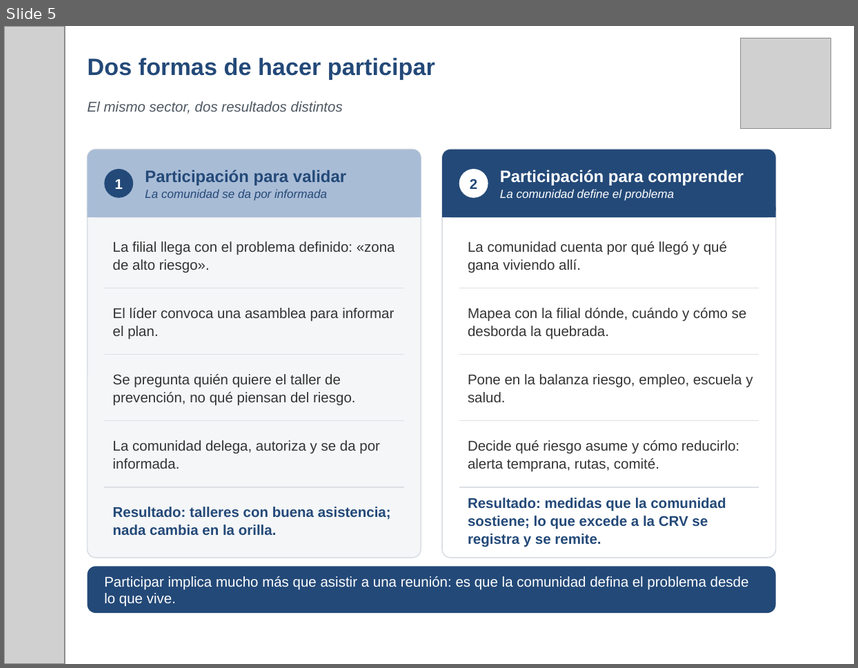
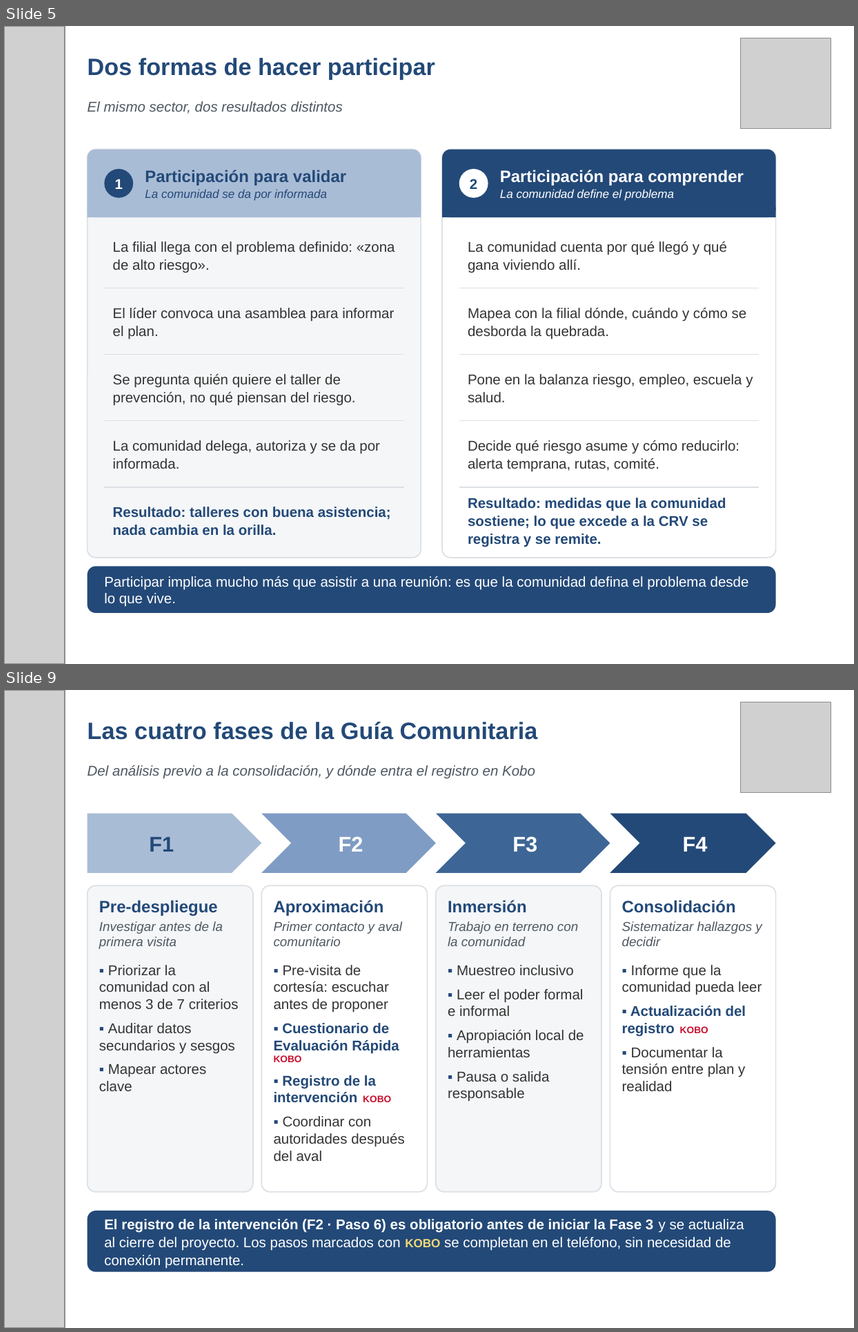
Before and after one commit to fmblancop/Hoja-de-Ruta-CRV, a slide deck: Hoja_de_Ruta_CRV_presentacion.pptx. Shown one above the other, each under a label of ours: slide 5 before the commit, slides 5 and 9 after it; the slides between them are not shown. The pictures are 858x668 and 858x1332 pixels, drawn with LibreOffice and Linux fonts; fonts in the diff are those of the drawing; grey boxes stand for pictures. Boxes give left, top, right and bottom in pixels: in the first picture for what was removed or moved away, otherwise in the second. Text is boxed around its words. In the diff, an @@ line names an element or a change of style, - is before the commit and + after.

```diff
--- a/Hoja_de_Ruta_CRV_presentacion.pptx
+++ b/Hoja_de_Ruta_CRV_presentacion.pptx
@@ slide 9 added at [4,690,854,1328], background #FFFFFF @@
@@ picture added at [4,690,64,1328] @@
@@ picture added at [740,702,831,792] @@
@@ text added at [87,722,538,740], 20 pt, text #234978, bold @@
+Las cuatro fases de la Guía Comunitaria
@@ text added at [87,765,535,778], 12 pt, text #4E5862, italic @@
+Del análisis previo a la consolidación, y dónde entra el registro en Kobo
@@ pentagon arrow added at [87,814,261,873], fill #A9BCD6, 18 pt, text #234978, bold @@
+F1
@@ chevron added at [261,814,436,873], fill #7F9CC4, 18 pt, text #FFFFFF, bold @@
+F2
@@ chevron added at [436,814,610,873], fill #3D6696, 18 pt, text #FFFFFF, bold @@
+F3
@@ chevron added at [610,814,776,873], fill #234978, 18 pt, text #FFFFFF, bold @@
+F4
@@ rounded rectangle added at [87,885,253,1192], fill #F4F6F8, outline #DCE0E5 1 pt @@
@@ rounded rectangle added at [261,885,428,1192], fill #FFFFFF, outline #DCE0E5 1 pt @@
@@ rounded rectangle added at [436,885,602,1192], fill #F4F6F8, outline #DCE0E5 1 pt @@
@@ rounded rectangle added at [610,885,776,1192], fill #FFFFFF, outline #DCE0E5 1 pt @@
@@ text added at [99,900,239,1091], 12 pt, text #333333 @@
+Pre-despliegue
+Investigar antes de la primera visita
+▪ Priorizar la comunidad con al menos 3 de 7 criterios
+▪ Auditar datos secundarios y sesgos
+▪ Mapear actores clave
@@ text added at [274,900,404,1161], 12 pt, text #333333 @@
+Aproximación
+Primer contacto y aval comunitario
+▪ Pre-visita de cortesía: escuchar antes de proponer
+▪ Cuestionario de Evaluación Rápida KOBO
+▪ Registro de la intervención KOBO
+▪ Coordinar con autoridades después del aval
@@ text added at [448,900,584,1101], 12 pt, text #333333 @@
+Inmersión
+Trabajo en terreno con la comunidad
+▪ Muestreo inclusivo
+▪ Leer el poder formal e informal
+▪ Apropiación local de herramientas
+▪ Pausa o salida responsable
@@ text added at [622,900,762,1091], 12 pt, text #333333 @@
+Consolidación
+Sistematizar hallazgos y decidir
+▪ Informe que la comunidad pueda leer
+▪ Actualización del registro KOBO
+▪ Documentar la tensión entre plan y realidad
@@ rounded rectangle added at [87,1210,776,1272], fill #234978 @@
@@ text added at [104,1219,744,1268], 12 pt, text #FFFFFF @@
+El registro de la intervención (F2 · Paso 6) es obligatorio antes de iniciar la Fase 3 y se actualiza al cierre del proyecto. Los pasos marcados con KOBO se completan en el teléfono, sin necesidad de conexión permanente.
```
Also in this commit, not shown: 7 slides changed, 3 other slides added, 2 slides removed.
